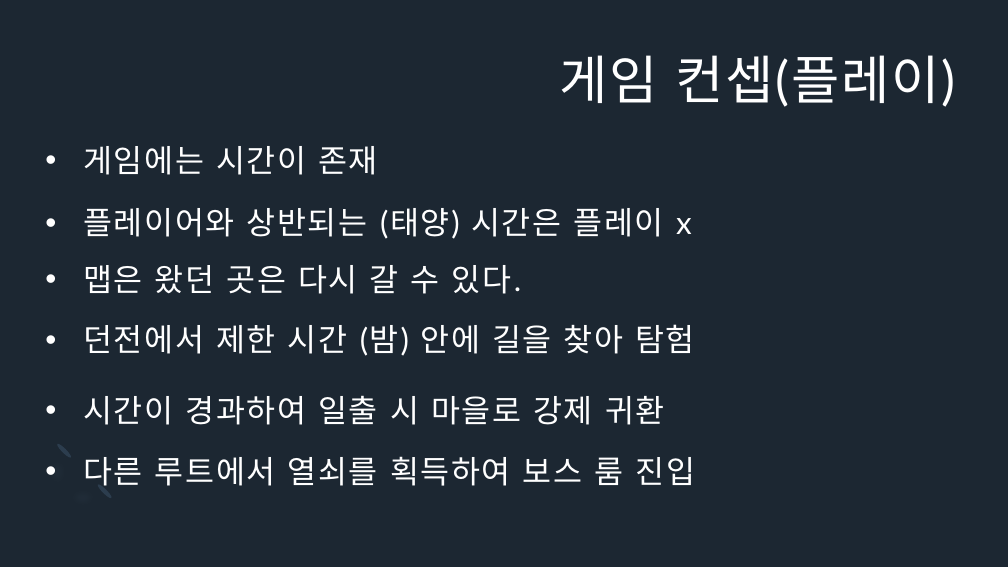
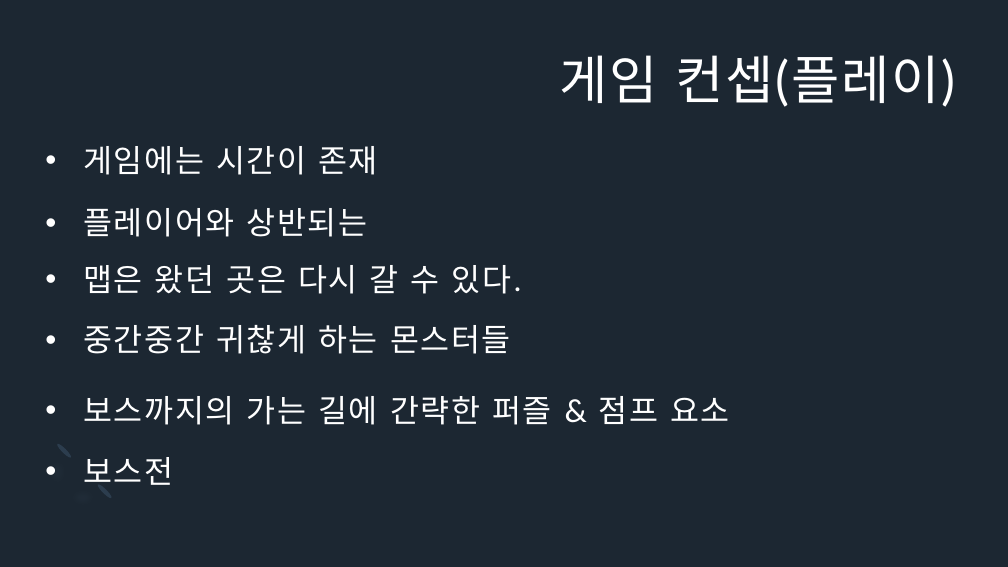
Before and after one commit to Icloy/2D_Roguelike, a slide deck: slide 5 of 기획서.pptx. Drawn at 1008x567 pixels with LibreOffice and Linux fonts; fonts in the diff are those of the drawing. Boxes give left, top, right and bottom in pixels: in the first picture for what was removed or moved away, otherwise in the second. Text is boxed around its words. In the diff, an @@ line names an element or a change of style, - is before the commit and + after.

```diff
--- a/기획서.pptx
+++ b/기획서.pptx
@@ text at (83, 208, 368, 237): text changed @@
-• 플레이어와 상반되는 (태양) 시간은 플레이 x
+• 플레이어와 상반되는
@@ text at (83, 325, 511, 354): text changed @@
-• 던전에서 제한 시간 (밤) 안에 길을 찾아 탐험
+• 중간중간 귀찮게 하는 몬스터들
@@ text at (83, 396, 730, 425): text changed @@
-• 시간이 경과하여 일출 시 마을로 강제 귀환
+• 보스까지의 가는 길에 간략한 퍼즐 & 점프 요소
@@ text at (83, 457, 173, 485): text changed @@
-• 다른 루트에서 열쇠를 획득하여 보스 룸 진입
+• 보스전
```
Also in this commit, not shown: 14 other slides changed, 5 slides added, 1 slide removed.
